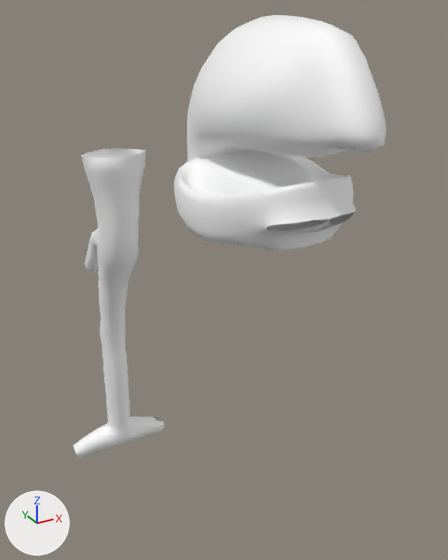
The glTF model web_framework/frontend/images/glbFiles/0per.glb as it was, and as the next commit left it.
Both versions are drawn from a 50 mm camera at (-0.155, -0.275, 1.711) aimed at (0.019, 0.041, 1.553). The lights are fixed; the arrows at lower left show +X, +Y and +Z. Where no turn or scale is listed for an object, it has been applied to the vertices. Vertices at the same position are counted once.

The first picture shows 'Larynx_L', 'NassalCavity_L', 'RonggaHidung_L', 'RonggaMulut_L'.
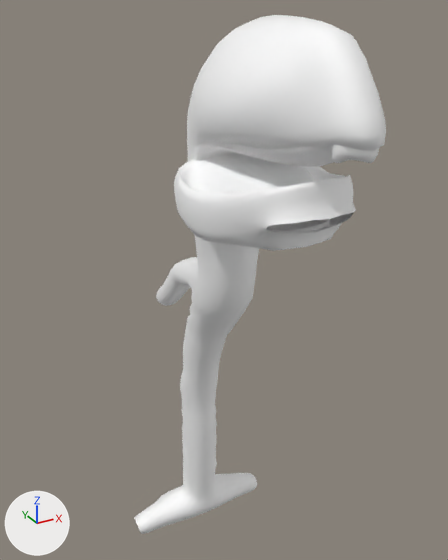
Commit message: Change 0per glb

Edits to the scene script, one JSON object a line:
```json
{"block": "me_mesh_004", "where": "# used by ob_larynx_l; location = (-0.0208, 0.119, -0.0088); scale = (0.01, 0.01, 0.01)"}
{"op": "remove", "block": "me_mesh_004", "code": "me_mesh_004.from_pydata(...)  # 823 vertices, 1612 faces; spans x -4.1..4.1, y -1.5..7.9, z 136.8..163.2"}
{"op": "add", "block": "me_mesh_004", "code": "me_mesh_004.from_pydata(...)  # 835 vertices, 1640 faces; spans x -4.1..4.1, y -1.5..7.9, z 136.8..163.6"}
{"block": "me_mesh_004", "change": "me_mesh_004 part 1: 2 vertices added at x 3.7..4.0, y 3.9..4.0, z 138.0..138.1"}
{"op": "set", "path": "ob_nassalcavity_l.location", "old": "(0.0, 0.0, 0.0)", "new": "(0.0, 0.0, -0.005)"}
{"op": "set", "path": "ob_larynx_l.location", "old": "(-0.0208, 0.119, -0.0088)", "new": "(0.0, 0.0, 0.0)"}
{"op": "set", "path": "ob_larynx_l.scale", "old": "(0.01, 0.01, 0.01)", "new": "(0.012, 0.012, 0.01)"}
```

Changed parts and their boxes (x1, y1, x2, y2) in the pictures (448 x 560 px):
```json
{"object": "Larynx_L", "change": "reshaped, moved, rescaled", "before": [73, 149, 164, 458], "after": [134, 236, 259, 534]}
{"object": "NassalCavity_L", "change": "moved", "before": [334, 146, 341, 150], "after": [194, 141, 379, 167]}
{"part": 1, "of": "me_mesh_004", "change": "added", "after": [242, 473, 255, 479]}
```
